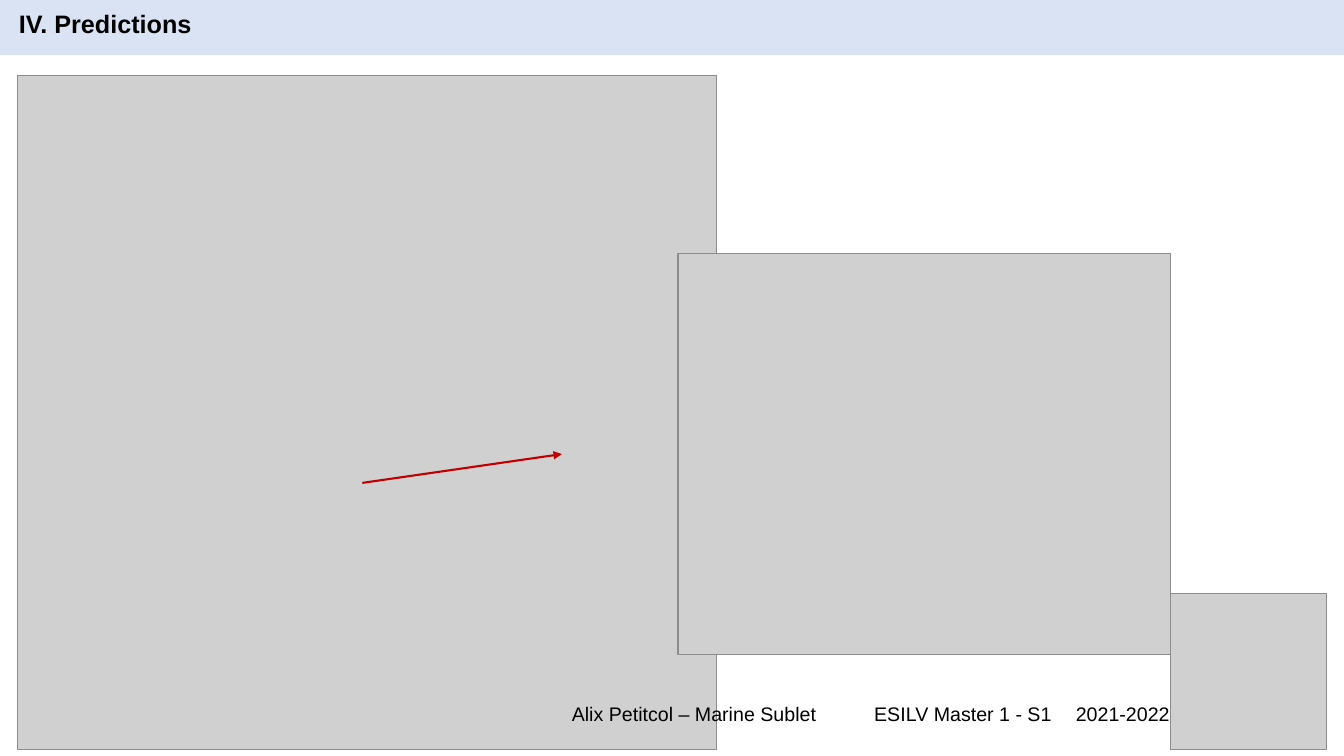
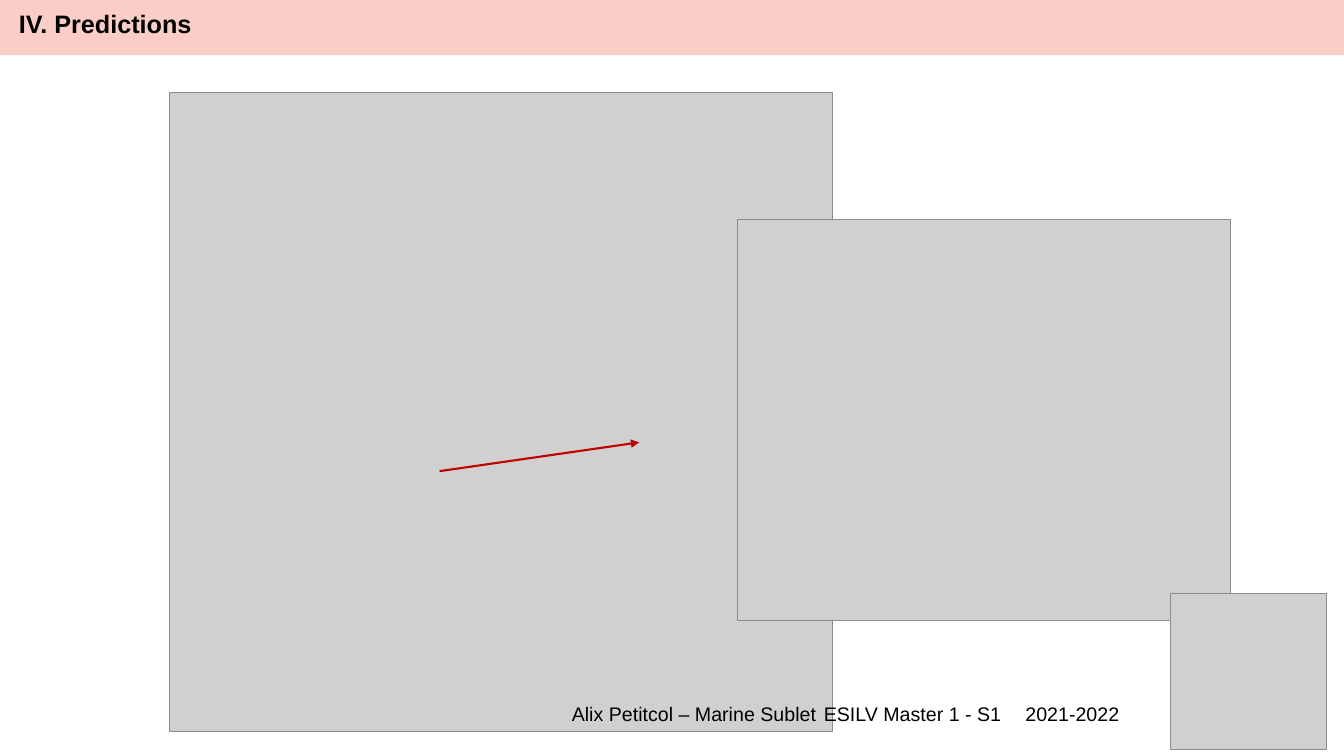
Before and after one commit to Alix-debug/Python-Project-Facebook-Comments, a slide deck: slide 8 of PythonProject.pptx. Drawn at 1344x756 pixels with LibreOffice and Linux fonts; fonts in the diff are those of the drawing; grey boxes stand for pictures; background and template pictures are left out. Boxes give left, top, right and bottom in pixels: in the first picture for what was removed or moved away, otherwise in the second. Text is boxed around its words. In the diff, an @@ line names an element or a change of style, - is before the commit and + after.

```diff
--- a/PythonProject.pptx
+++ b/PythonProject.pptx
@@ rectangle at <box>0,0,1344,55</box>: fill #DAE3F3 to #FBCDC7 @@
@@ picture: place and size @@
-picture at <box>17,76,717,750</box>
+picture at <box>169,92,833,731</box>
@@ picture: place and size @@
-picture at <box>679,254,1171,655</box>
+picture at <box>738,220,1230,621</box>
@@ arrow moved from (362, 483) - (562, 455) to (440, 471) - (639, 443) @@
```
Also in this commit, not shown: 8 other slides changed.
